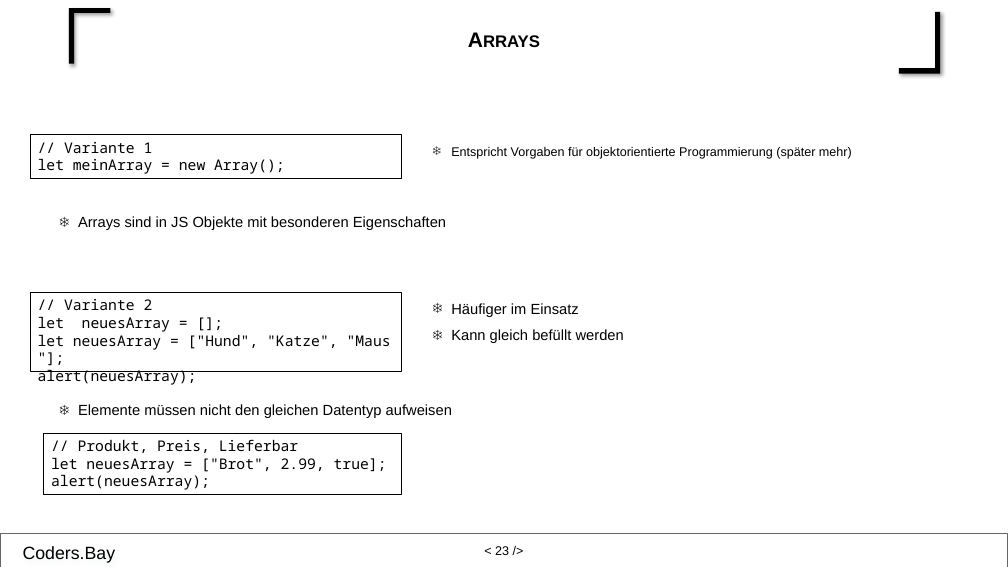
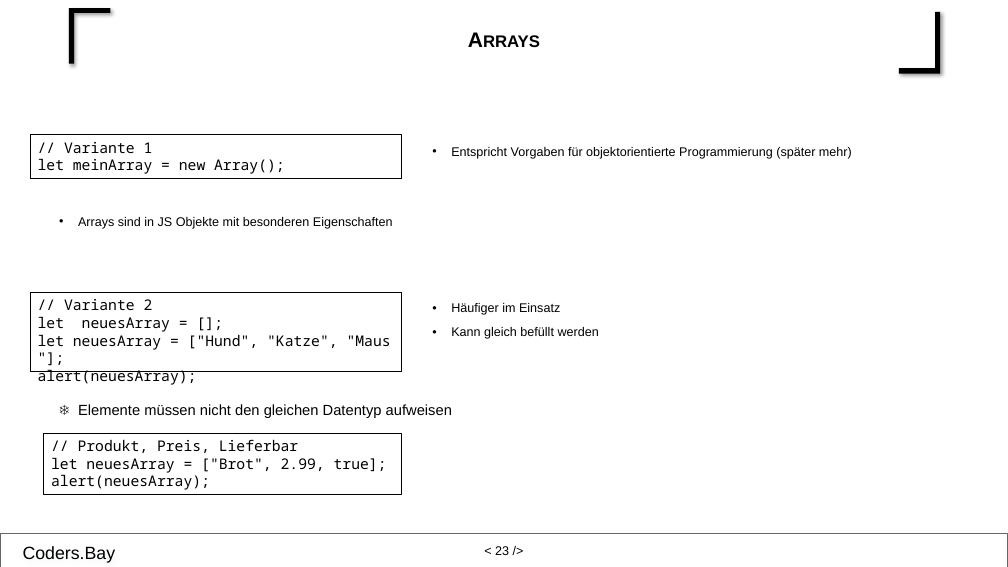
Before and after one commit to RebiRotti/cb-web-basic-unterlagen, a slide deck: slide 23 of Folien - Trainerleitfaden/Einheit 11 JS Trainerfolien.pptx. Drawn at 1008x567 pixels with LibreOffice and Linux fonts; fonts in the diff are those of the drawing. Boxes give left, top, right and bottom in pixels: in the first picture for what was removed or moved away, otherwise in the second. Text is boxed around its words. In the diff, an @@ line names an element or a change of style, - is before the commit and + after.

```diff
--- a/Folien - Trainerleitfaden/Einheit 11 JS Trainerfolien.pptx
+++ b/Folien - Trainerleitfaden/Einheit 11 JS Trainerfolien.pptx
@@ text "Entspricht Vorgaben für objektorientierte Programmierung ..." at (451,147,852,159): bullet ❄ to • @@
@@ text "Arrays sind in JS Objekte ..." at (78,217,393,229): size 14 to 12 pt; bullet ❄ to • @@
@@ text "Häufiger im Einsatz" at (451,303,599,339): size 14 to 12 pt; bullet ❄ to • @@
```
Also in this commit, not shown: 21 other slides changed, 56 other files.
